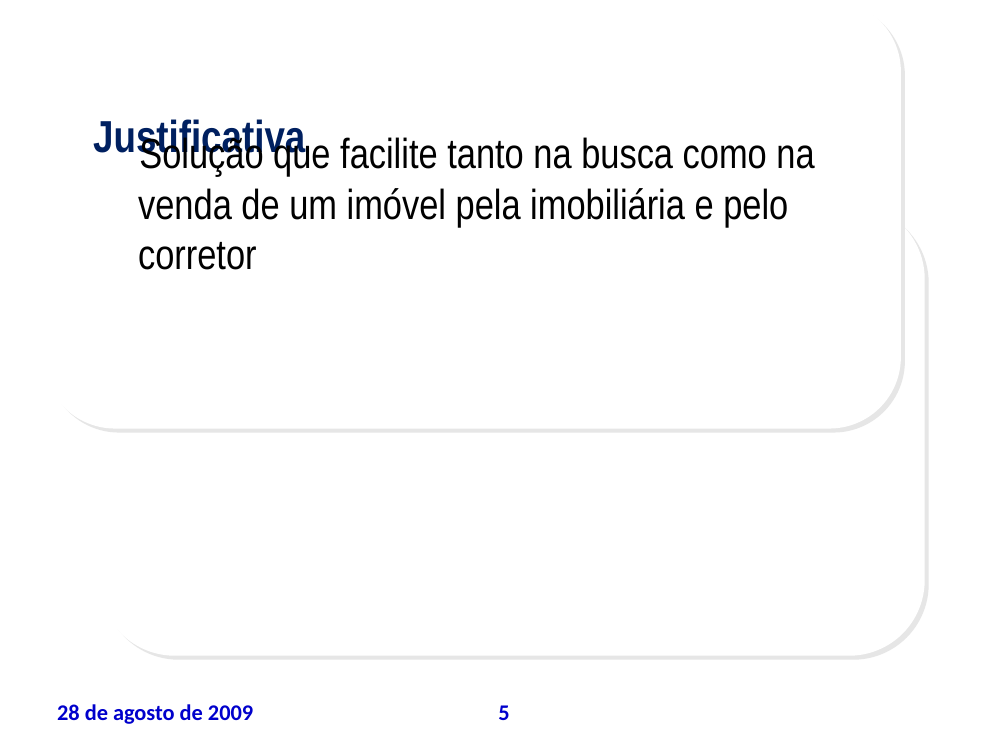
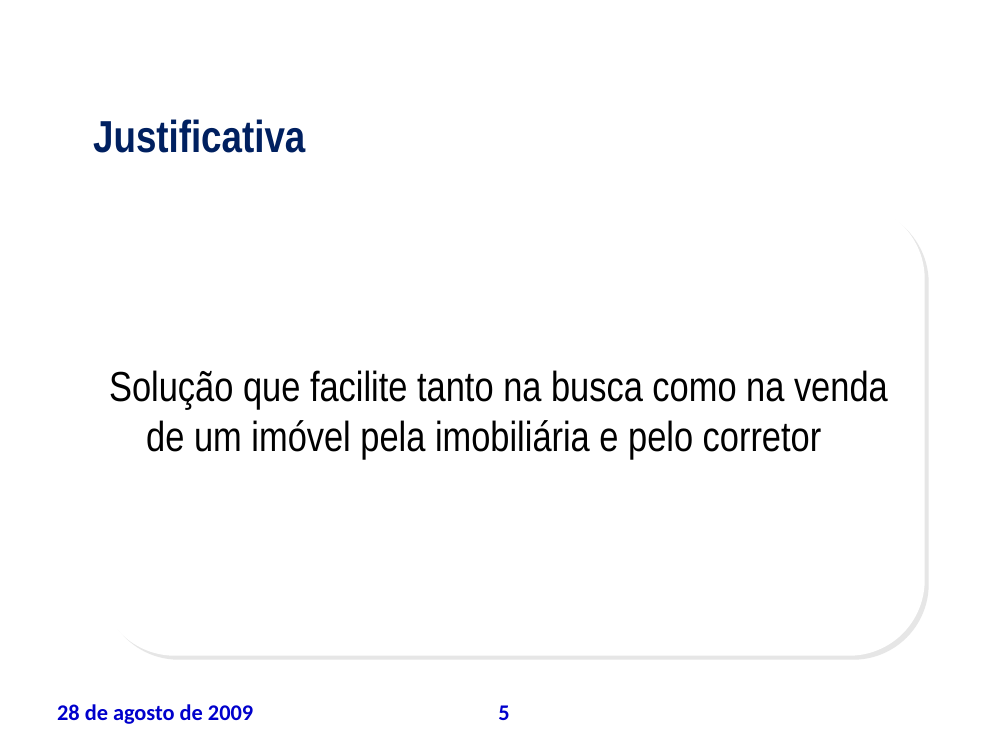
Before and after one commit to leoevaristo/psa20092, a slide deck: slide 5 of ARTEFATOS/TAP_apresentacao.ppt. Drawn at 1008x756 pixels with LibreOffice and Linux fonts; fonts in the diff are those of the drawing; background and template pictures are left out. Boxes give left, top, right and bottom in pixels: in the first picture for what was removed or moved away, otherwise in the second. Text is boxed around its words. In the diff, an @@ line names an element or a change of style, - is before the commit and + after.

```diff
--- a/ARTEFATOS/TAP_apresentacao.ppt
+++ b/ARTEFATOS/TAP_apresentacao.ppt
@@ rounded rectangle removed at (43,0,901,428) @@
@@ text "Solução que facilite tanto na ..." rewrapped from (138,134,814,270) to (109,370,888,459) @@
```
Also in this commit, not shown: 8 other slides changed.
